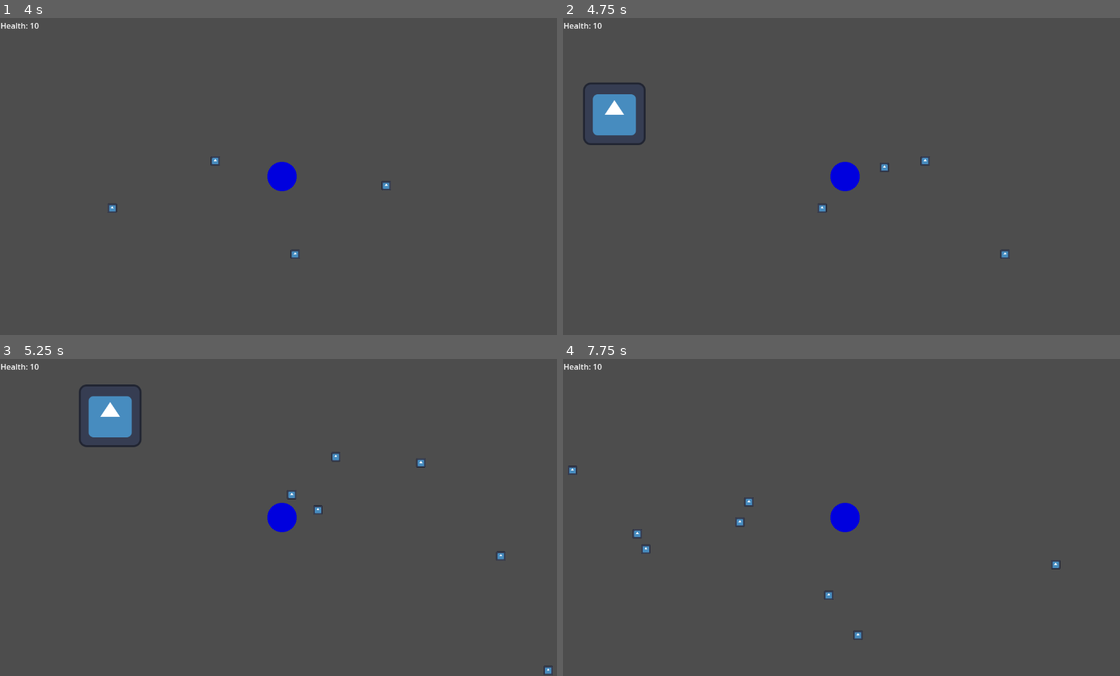
Above: before the commit, frames 1-4 (two rows, left to right).
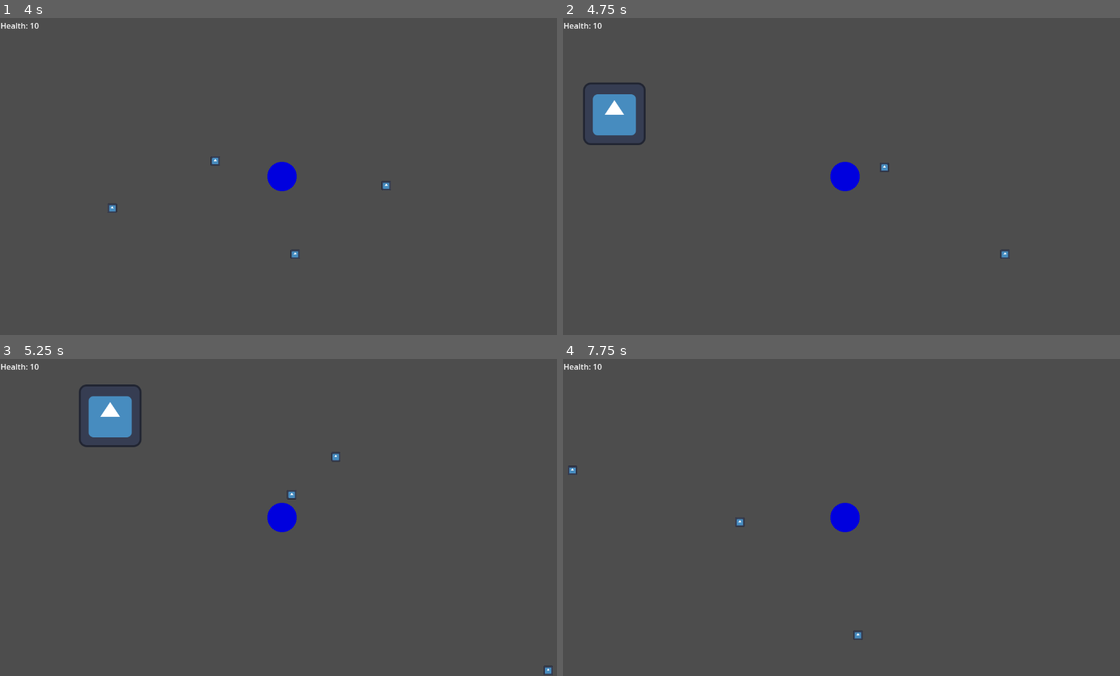
Above: after the commit, the same moments.

Repository: RieBi/pirate-jam-game
Game: Godot game, scene res://scenes/level/world.tscn
Same seed, same stepped clock (60 frames per second), same inputs: the game is played once before the commit and once after it. The engine's default icon, where the game draws it, is replaced by a stand-in: a white triangle on a blue panel in a dark square.
Inputs (mouse positions are in pixels of both pictures, inside the frame that each line leads up to):
- Up to frame 1 (4 s): tap Enter at 0.5 s; move the mouse to (406, 160) at 0.52 s; hold D (move_right) 0.53-1.28 s; click (406, 160) at 0.6 s; move the mouse to (167, 192) at 1.27 s; hold S (move_down) 1.28-2.03 s; click (167, 192) at 1.35 s; move the mouse to (339, 106) at 2.02 s; hold D (move_right) 2.03-2.78 s; click (339, 106) at 2.1 s; move the mouse to (256, 239) at 2.77 s; hold W (move_up) 2.78-3.53 s; click (256, 239) at 2.85 s; move the mouse to (451, 224) at 3.52 s; hold A (move_left) from 3.53 s (still down); click (451, 224) at 3.6 s
- Up to frame 2 (4.75 s): keep holding A (move_left); move the mouse to (674, 128) at 4.27 s; click (674, 128) at 4.35 s
- Up to frame 3 (5.25 s): move the mouse to (311, 517) at 5.02 s; release A (move_left) at 5.03 s; hold S (move_down) from 5.03 s (still down); click (311, 517) at 5.1 s
- Up to frame 4 (7.75 s): move the mouse to (757, 438) at 5.77 s; release S (move_down) at 5.78 s; hold D (move_right) 5.78-6.53 s; click (757, 438) at 5.85 s; move the mouse to (969, 501) at 6.52 s; hold W (move_up) 6.53-7.28 s; click (969, 501) at 6.6 s; move the mouse to (730, 533) at 7.27 s; hold D (move_right) from 7.28 s (still down); click (730, 533) at 7.35 s

Frame 1 is identical in both runs. In frame 2, less than 0.1% of the frame differs, in the area x 45-66%, y 43-62%; in frame 3, less than 0.1%; in frame 4, 0.2%, in the area x 12-90%, y 43-76%.

Commit message:
Projectiles die

Diff:
--- a/scenes/projectile/projectile.gd
+++ b/scenes/projectile/projectile.gd
@@ -6,4 +6,12 @@
 func _integrate_forces(state: PhysicsDirectBodyState2D) -> void:
 	const MARGIN_DISTANCE := 5
 	if position.distance_to(target_position) <= MARGIN_DISTANCE:
-		state.linear_velocity = Vector2.ZERO
+		on_target_reached(state)
+
+func on_target_reached(physics_state: PhysicsDirectBodyState2D) -> void:
+	physics_state.linear_velocity = Vector2.ZERO
+
+	create_tween().tween_interval(2).finished.connect(
+		func():
+		queue_free()
+		)
